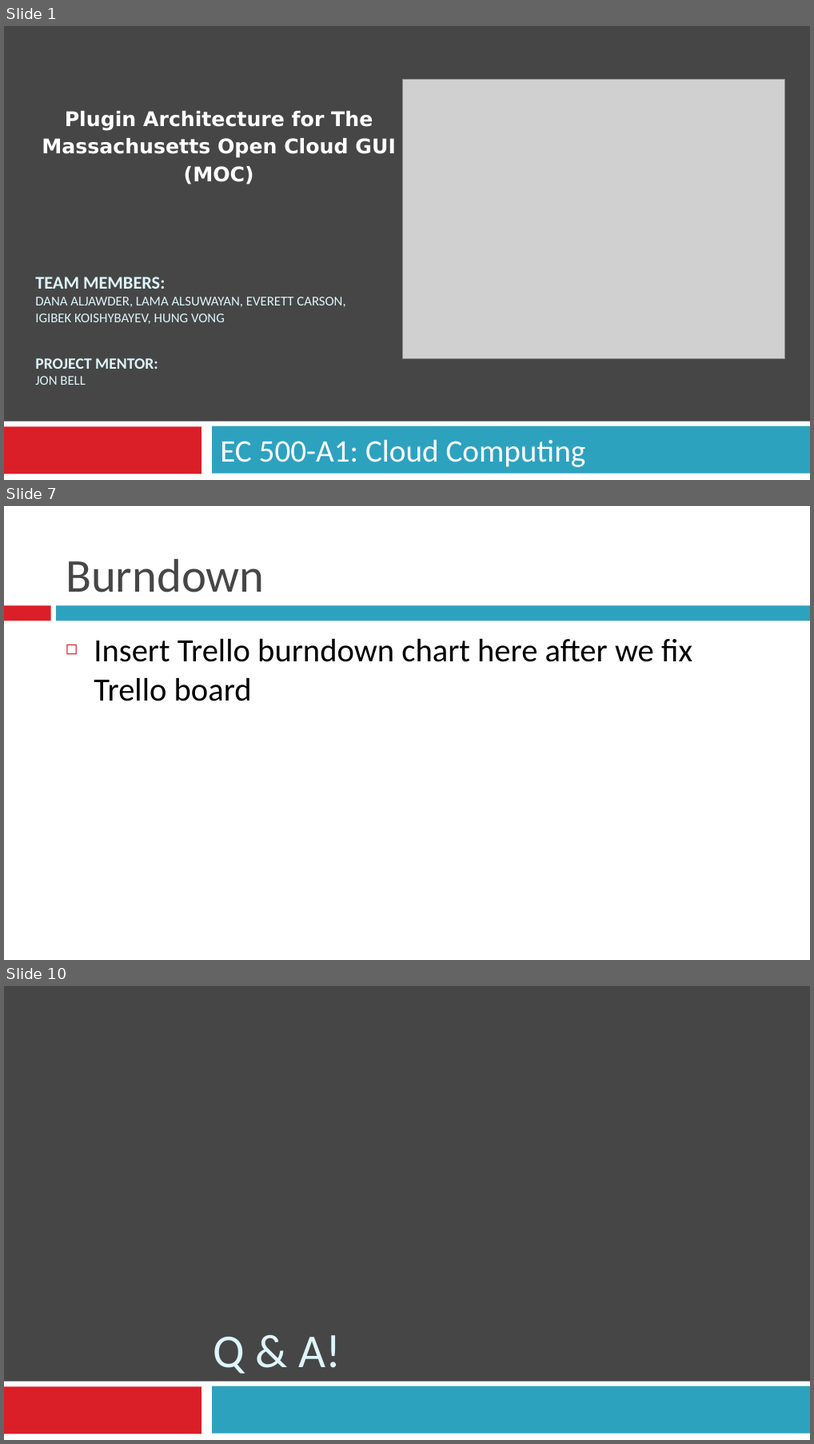
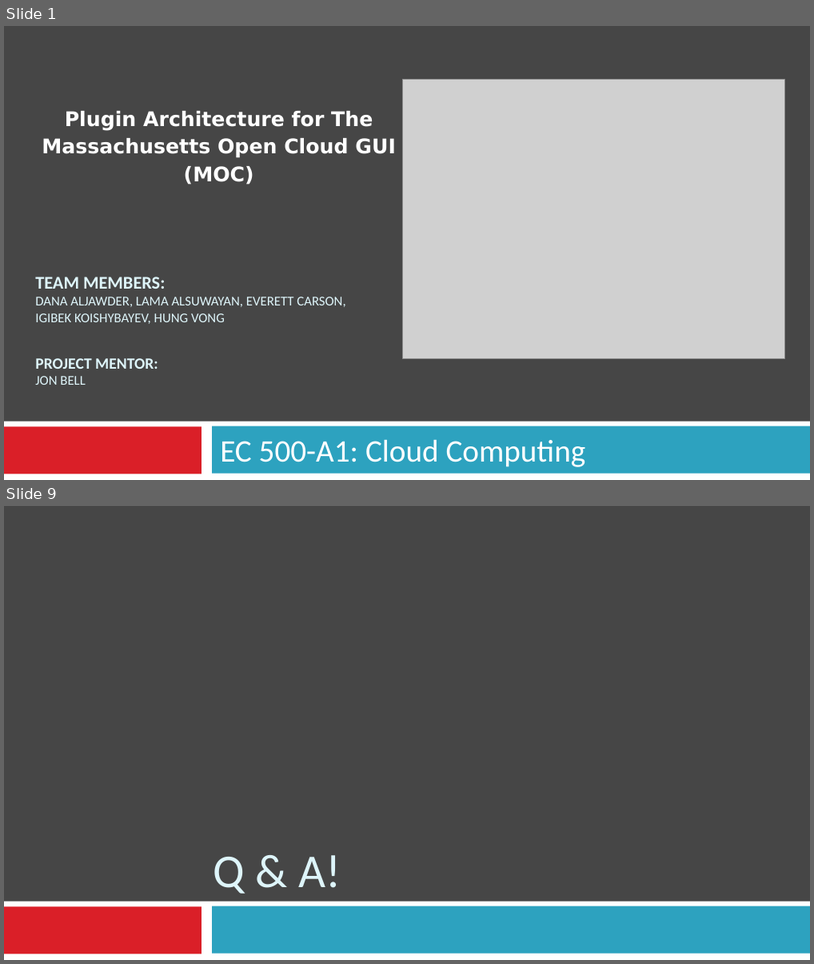
Before and after one commit to BU-EC500-SP15/moc-gui-plugins, a slide deck: MOCUIPlugin-Demo2.pptx. Shown one above the other, each under a label of ours: slides 1, 7 and 10 before the commit, slides 1 and 9 after it; the slides between them are not shown. The pictures are 814x1444 and 814x964 pixels, drawn with LibreOffice and Linux fonts; fonts in the diff are those of the drawing; grey boxes stand for pictures. Boxes give left, top, right and bottom in pixels: in the first picture for what was removed or moved away, otherwise in the second. Text is boxed around its words. In the diff, an @@ line names an element or a change of style, - is before the commit and + after.

```diff
--- a/MOCUIPlugin-Demo2.pptx
+++ b/MOCUIPlugin-Demo2.pptx
@@ slide 7 removed at bbox=[4, 506, 810, 960], background #FFFFFF @@
@@ title removed at bbox=[66, 559, 265, 592] @@
-Burndown
@@ rectangle removed at bbox=[4, 606, 50, 621] @@
@@ rectangle removed at bbox=[57, 606, 810, 621] @@
@@ text removed at bbox=[94, 638, 693, 701] @@
-◻ Insert Trello burndown chart here after we fix Trello board
@@ what was slide 10 is now slide 9 @@
```
Also in this commit, not shown: 5 slides changed, 2 slides added, 2 other slides removed.
